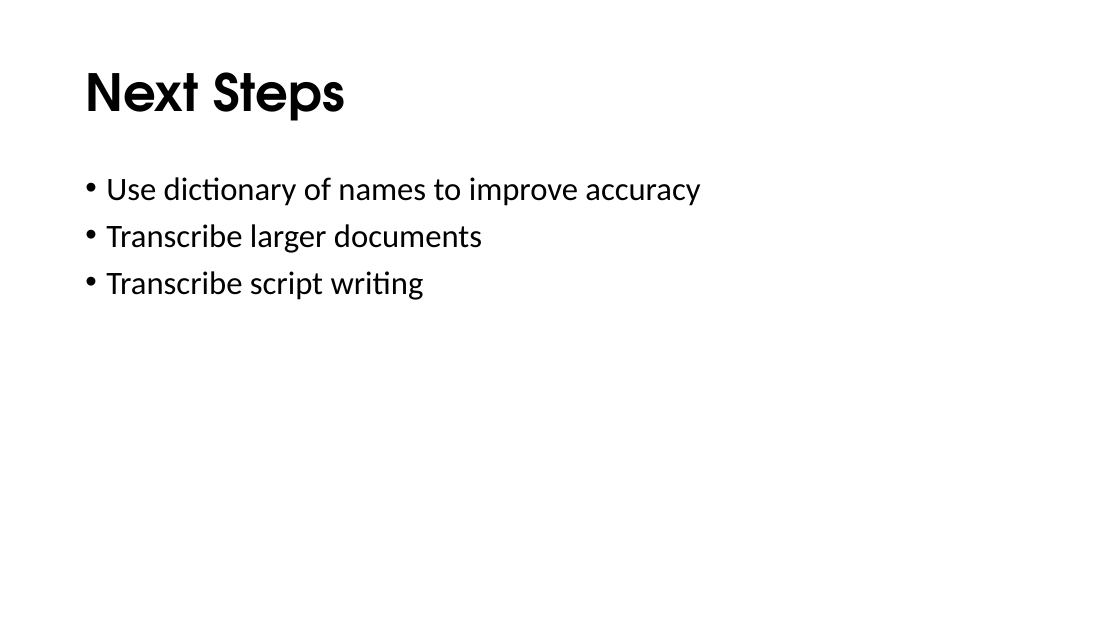
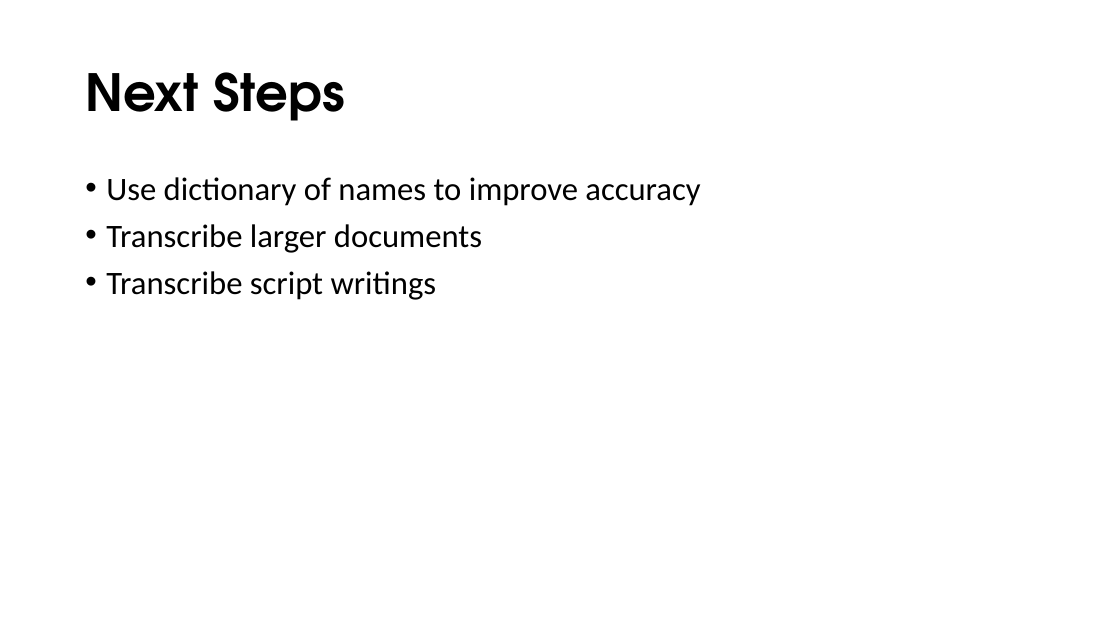
Before and after one commit to edejesus196/handwritten_names_recognition, a slide deck: slide 10 of presentation/MVP presentation.pptx. Drawn at 1120x630 pixels with LibreOffice and Linux fonts; fonts in the diff are those of the drawing. Boxes give left, top, right and bottom in pixels: in the first picture for what was removed or moved away, otherwise in the second. Text is boxed around its words. In the diff, an @@ line names an element or a change of style, - is before the commit and + after.

```diff
--- a/presentation/MVP presentation.pptx
+++ b/presentation/MVP presentation.pptx
@@ text at box(106, 271, 437, 300): text changed @@
-• Transcribe script writing
+• Transcribe script writings
```
Also in this commit, not shown: 2 other slides changed.
